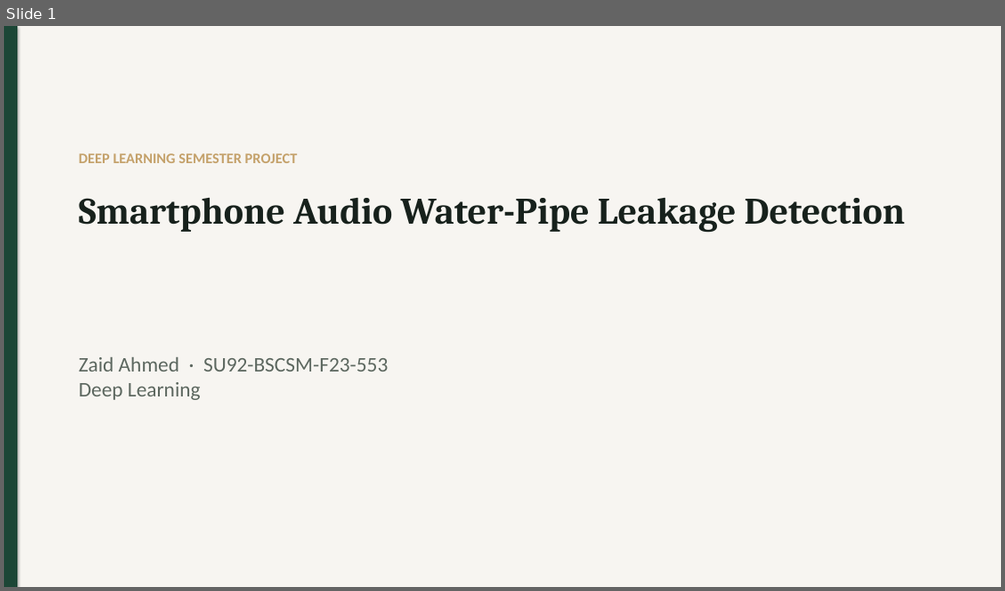
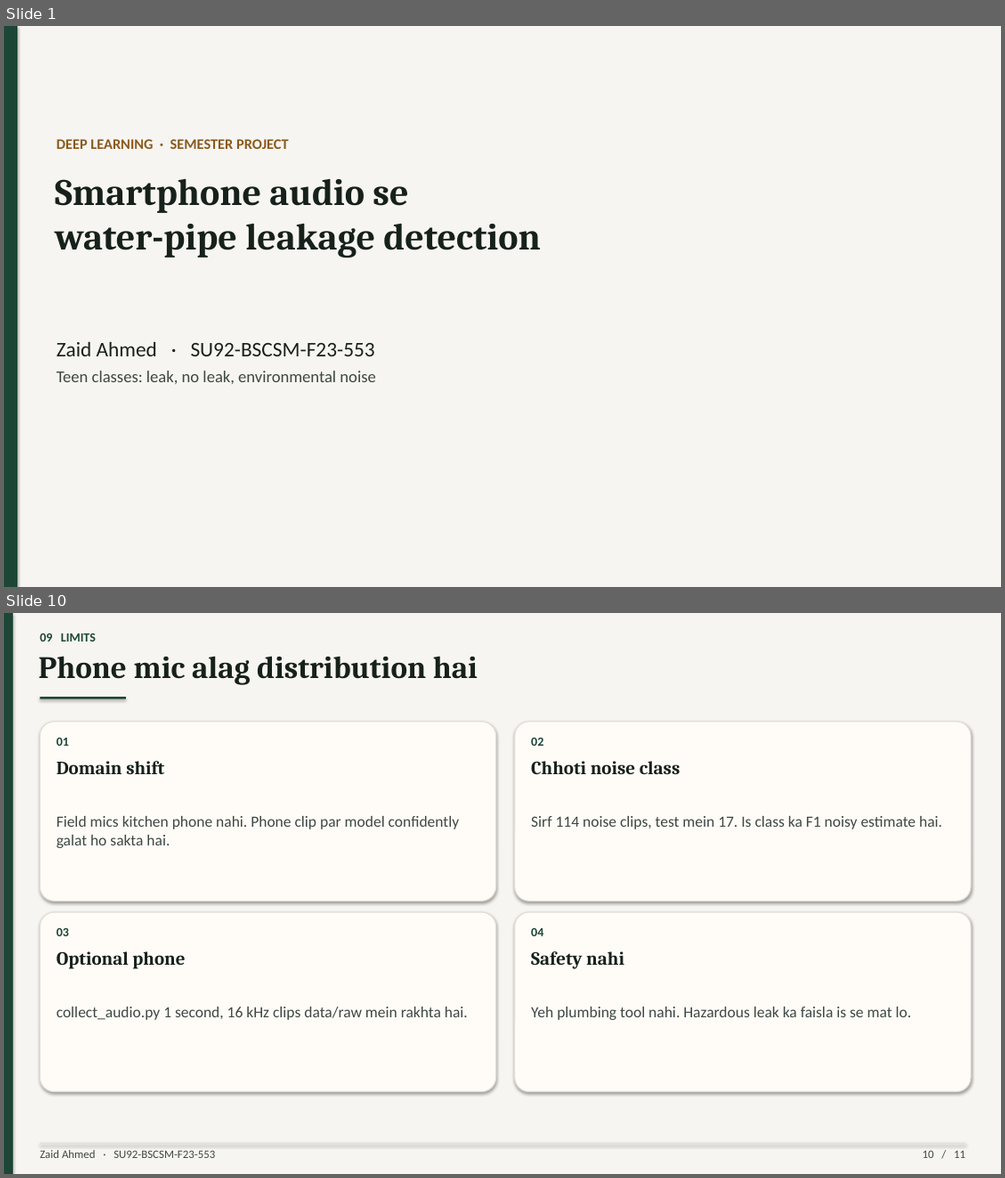
Before and after one commit to Zaidranjha095/water-pipe-leakage-detection, a slide deck: presentation/presentation.pptx. Shown one above the other, each under a label of ours: slide 1 before the commit, slides 1 and 10 after it; the slides between them are not shown. The pictures are 1005x591 and 1005x1178 pixels, drawn with LibreOffice and Linux fonts; fonts in the diff are those of the drawing. Boxes give left, top, right and bottom in pixels: in the first picture for what was removed or moved away, otherwise in the second. Text is boxed around its words. In the diff, an @@ line names an element or a change of style, - is before the commit and + after.

```diff
--- a/presentation/presentation.pptx
+++ b/presentation/presentation.pptx
@@ slide 10 added at [4, 613, 1001, 1174], background #F7F5F1 @@
@@ rectangle added at [4, 613, 13, 1174], fill #1C4636 @@
@@ text added at [40, 633, 96, 641], 12 pt, text #1C4636, bold @@
+09 LIMITS
@@ text added at [39, 656, 477, 685], 30 pt, text #17211C, bold @@
+Phone mic alag distribution hai
@@ rectangle added at [40, 697, 126, 699], fill #1C4636 @@
@@ rounded rectangle added at [40, 722, 496, 900], fill #FFFCF8, outline #E3DDD4 1 pt @@
@@ text added at [57, 738, 69, 746], 12 pt, text #1C4636, bold @@
+01
@@ rounded rectangle added at [515, 722, 971, 900], fill #FFFCF8, outline #E3DDD4 1 pt @@
@@ text added at [531, 738, 543, 746], 12 pt, text #1C4636, bold @@
+02
@@ text added at [57, 761, 164, 774], 18 pt, text #17211C, bold @@
+Domain shift
@@ text added at [531, 761, 680, 775], 18 pt, text #17211C, bold @@
+Chhoti noise class
@@ text added at [57, 816, 459, 848], 15 pt, text #3E4843 @@
+Field mics kitchen phone nahi. Phone clip par model confidently galat ho sakta hai.
@@ text added at [531, 816, 942, 829], 15 pt, text #3E4843 @@
+Sirf 114 noise clips, test mein 17. Is class ka F1 noisy estimate hai.
@@ rounded rectangle added at [40, 912, 496, 1092], fill #FFFCF8, outline #E3DDD4 1 pt @@
@@ text added at [57, 928, 69, 936], 12 pt, text #1C4636, bold @@
+03
@@ rounded rectangle added at [515, 912, 971, 1092], fill #FFFCF8, outline #E3DDD4 1 pt @@
@@ text added at [531, 928, 543, 936], 12 pt, text #1C4636, bold @@
+04
@@ text added at [57, 951, 185, 969], 18 pt, text #17211C, bold @@
+Optional phone
@@ text added at [531, 951, 624, 969], 18 pt, text #17211C, bold @@
+Safety nahi
@@ text added at [57, 1006, 468, 1020], 15 pt, text #3E4843 @@
+collect_audio.py 1 second, 16 kHz clips data/raw mein rakhta hai.
@@ text added at [531, 1006, 912, 1020], 15 pt, text #3E4843 @@
+Yeh plumbing tool nahi. Hazardous leak ka faisla is se mat lo.
@@ rectangle added at [40, 1143, 966, 1143], fill #E3DDD4 @@
@@ text added at [40, 1150, 215, 1158], 11 pt, text #3E4843 @@
+Zaid Ahmed · SU92-BSCSM-F23-553
@@ text added at [922, 1150, 965, 1158], 11 pt, text #3E4843 @@
+10 / 11
@@ slide 1 changed as well @@
@@ background #FFFFFF to #F7F5F1 @@
@@ rectangle removed at [4, 26, 1001, 587] @@
@@ text at [57, 139, 289, 149]: text changed; text colour #C4A16A to #8A5A1E @@
-DEEP LEARNING SEMESTER PROJECT
+DEEP LEARNING · SEMESTER PROJECT
@@ text at [55, 178, 541, 258]: text changed @@
-Smartphone Audio Water-Pipe Leakage Detection
+Smartphone audio se
+water-pipe leakage detection
@@ text at [57, 341, 375, 356]: text changed; text colour #5C675F to #17211C @@
-Zaid Ahmed · SU92-BSCSM-F23-553
-Deep Learning
+Zaid Ahmed · SU92-BSCSM-F23-553
@@ text added at [57, 370, 375, 384], 16 pt, text #3E4843 @@
+Teen classes: leak, no leak, environmental noise
```
Also in this commit, not shown: 2 other slides changed, 7 other slides added, 8 slides removed, 22 other files.
